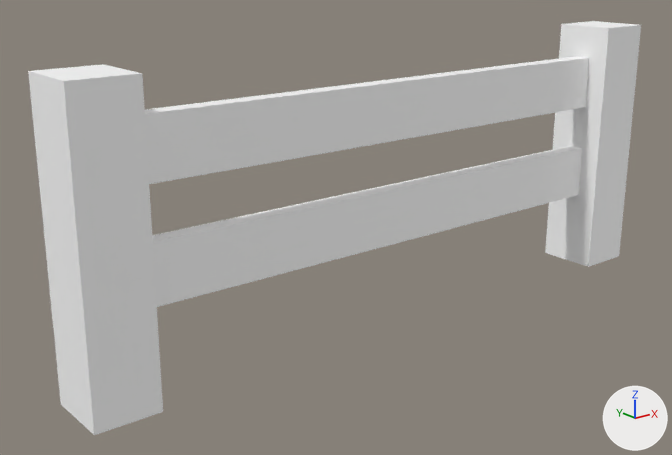
The glTF model assets/synty/simple_fantasy/models/SF_Prop_Fence_Wood_01.glb as it was, and as the next commit left it.
One viewpoint serves both versions: a 50 mm lens placed at (-0.0479, -0.0525, 0.0298), pointed at (-0.0042, 0.0021, 0.0079). The axes (+X, +Y, +Z) are drawn at lower right. The lights are the same throughout.

Names of what the first picture shows: 'SF_Prop_Fence_Wood_01'.
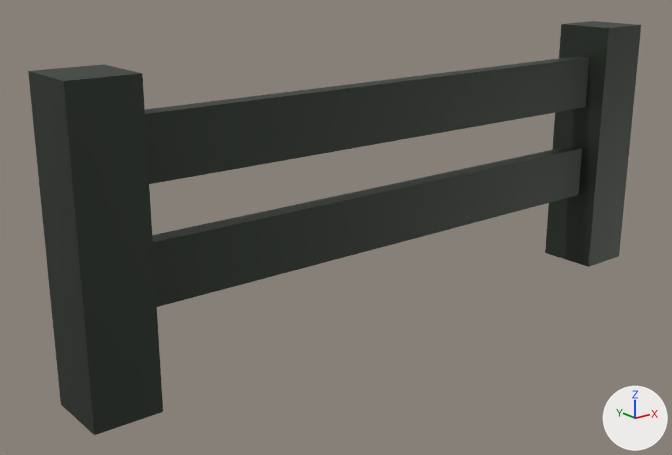
Location of each change, [x1, y1, x2, y2] in pixels of the pictures (672 x 455 px):
'SF_Prop_Fence_Wood_01', surface changed (grey to black): [28, 21, 641, 435] in both

What changed in the scene script:
```text
Add img_undead_footman_01:
    img_undead_footman_01 = load_image('Undead_Footman_01', '_unpacked/Undead_Footman_01', 512, 512, 'sRGB')
Change mat_lambert1:
    remove mat_lambert1.base_color = (1.0, 1.0, 1.0)  # white #ffffff
    add mat_lambert1.texture = img_undead_footman_01
```
